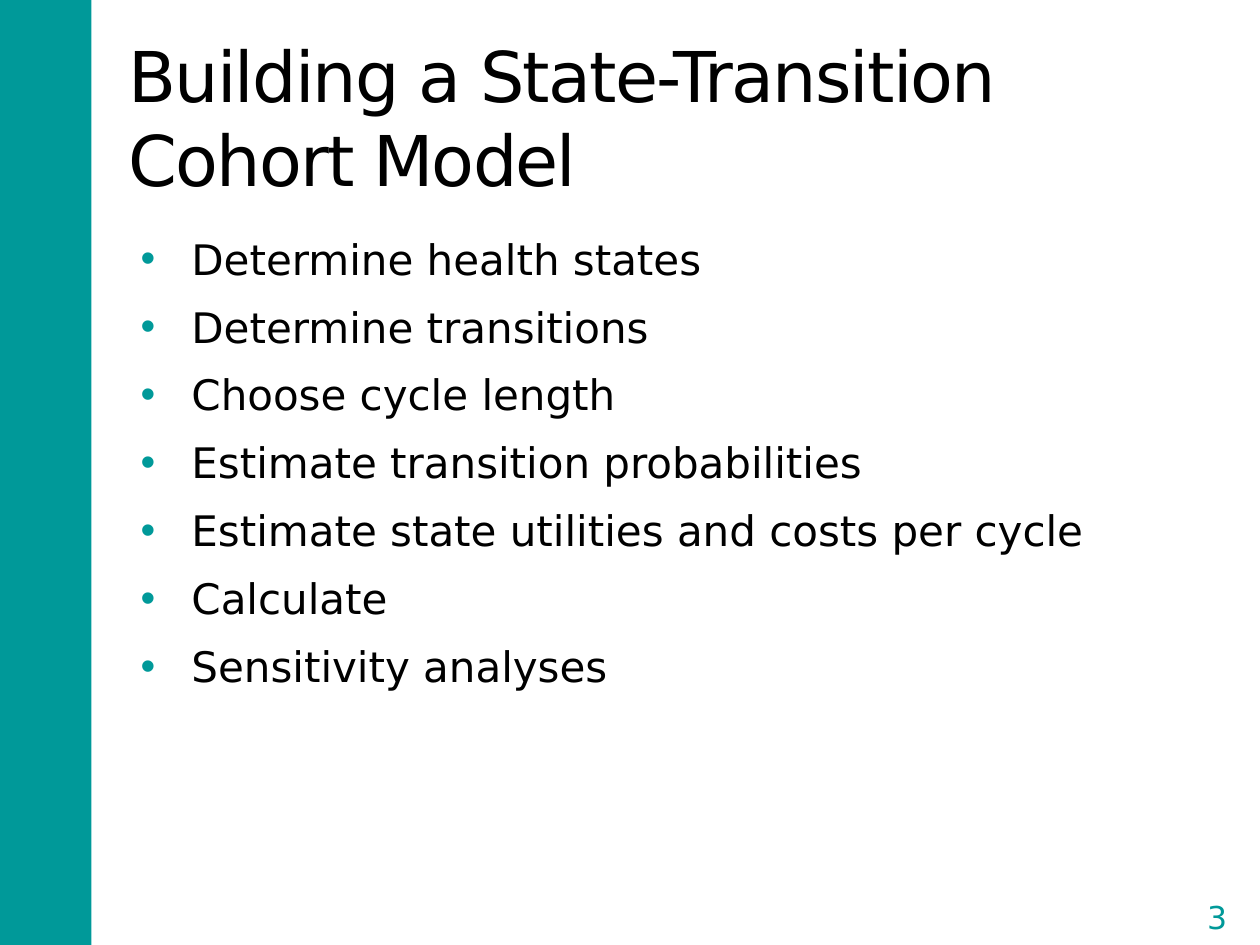
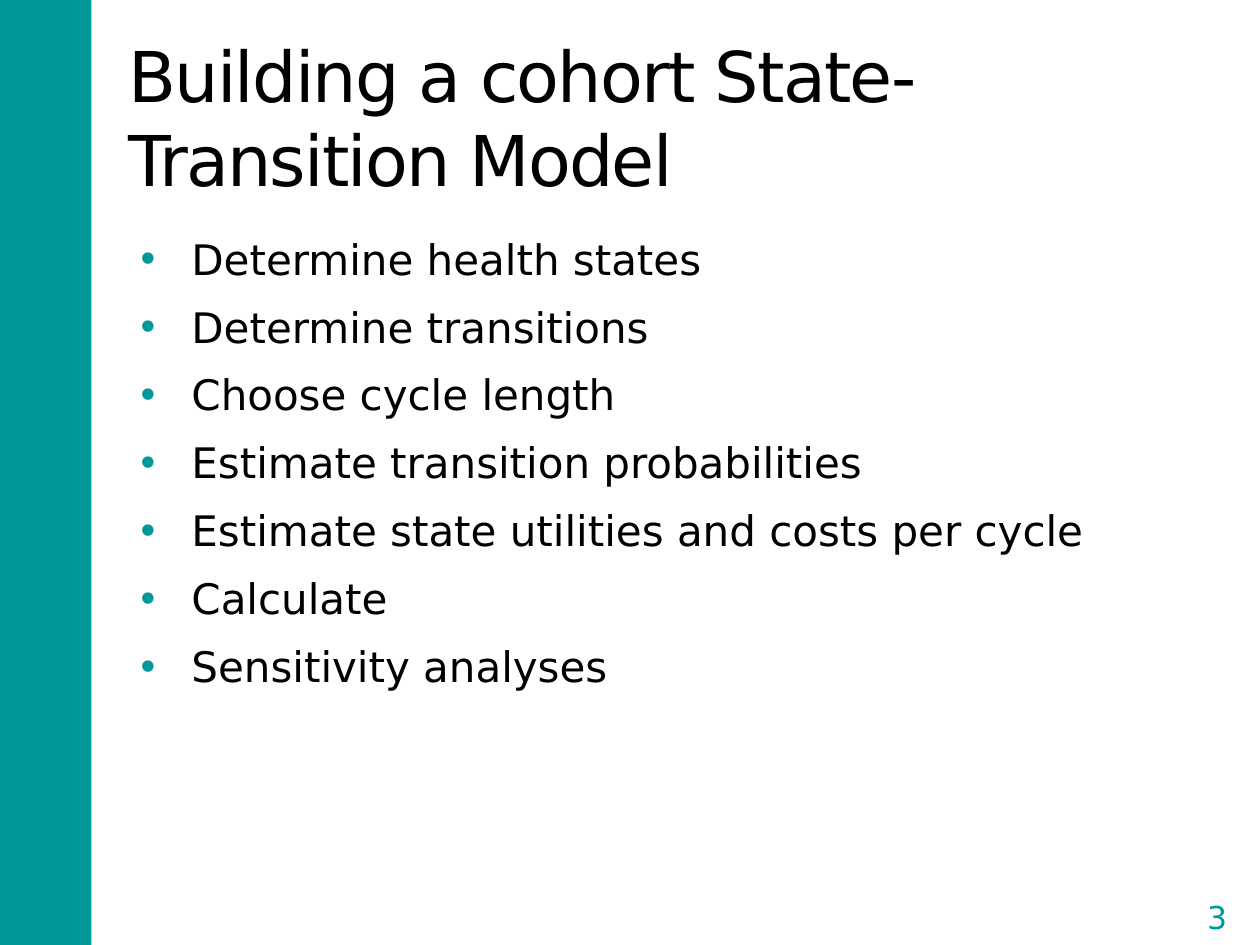
Before and after one commit to DARTH-git/Course-Modularization, a slide deck: slide 3 of Markov models/Slides/MarkovModelSlides.pptx. Drawn at 1260x945 pixels with LibreOffice and Linux fonts; fonts in the diff are those of the drawing. Boxes give left, top, right and bottom in pixels: in the first picture for what was removed or moved away, otherwise in the second. Text is boxed around its words. In the diff, an @@ line names an element or a change of style, - is before the commit and + after.

```diff
--- a/Markov models/Slides/MarkovModelSlides.pptx
+++ b/Markov models/Slides/MarkovModelSlides.pptx
@@ title at bbox=[128, 48, 917, 187]: text changed @@
-Building a State-Transition Cohort Model
+Building a cohort State-Transition Model
```
Also in this commit, not shown: 6 other slides changed, 1 slide added, 23 other files.
